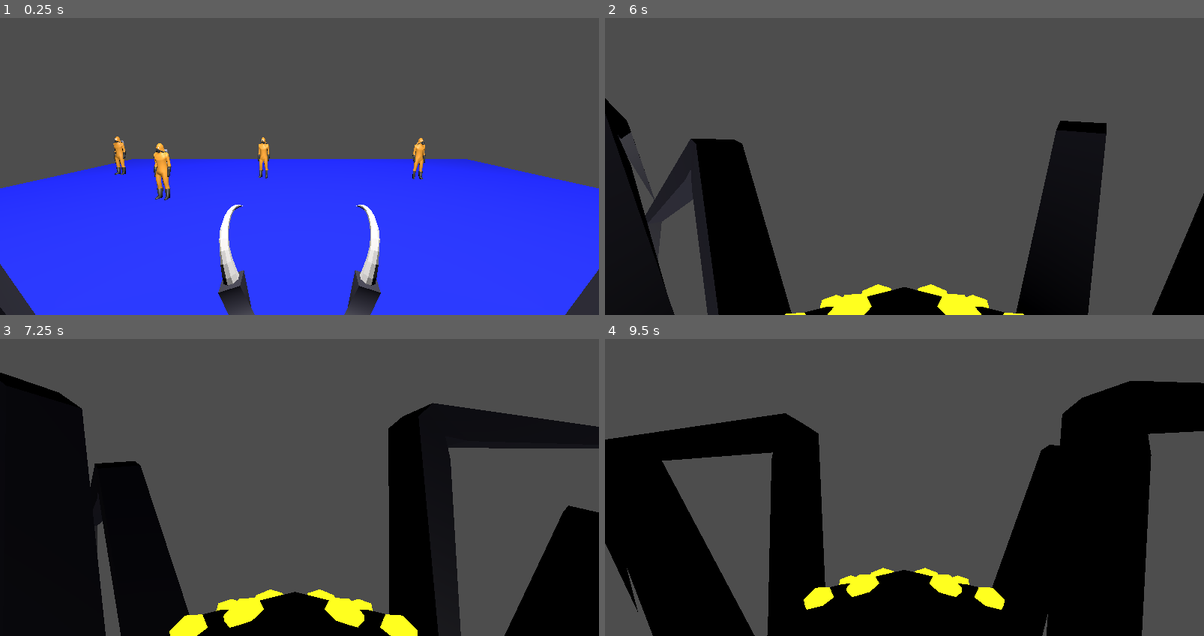
Above: before the commit, frames 1-4 (two rows, left to right).
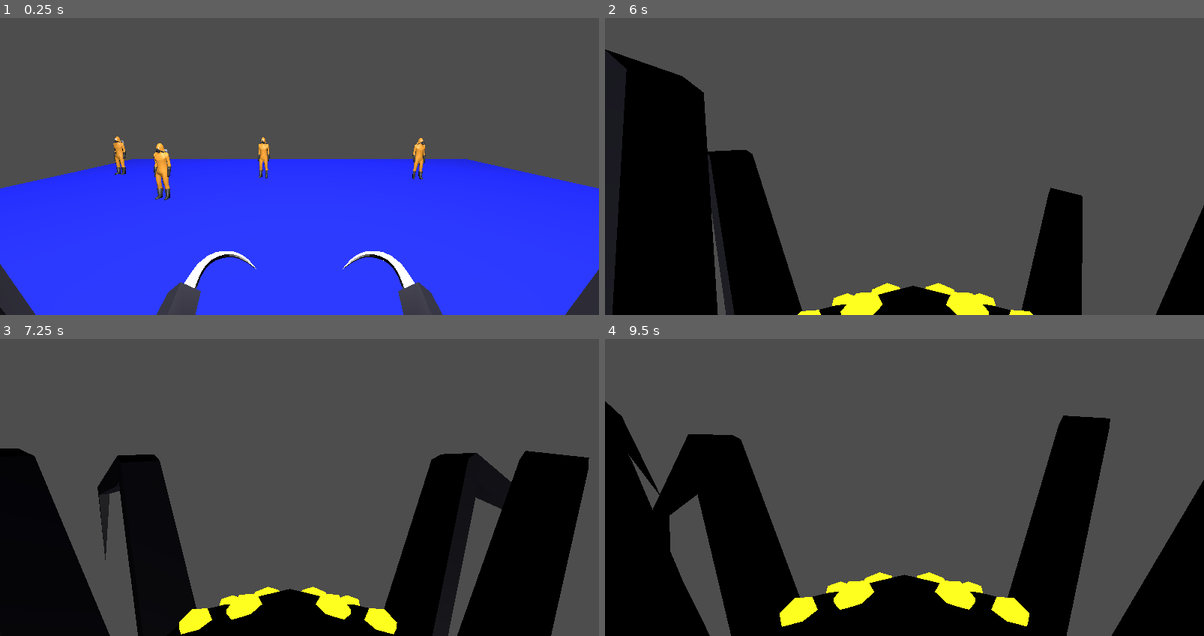
Above: after the commit, the same moments.

Repository: pudgypoultry/godotwildjam7-25
Game: Godot game, scene res://Sandboxes/Andrew/SpiderPlayground.tscn
Same seed, same stepped clock (60 frames per second), same inputs: the game is played once before the commit and once after it. This scene is started directly instead of the project's main scene.
Inputs (mouse positions are in pixels of both pictures, inside the frame that each line leads up to):
- Up to frame 1 (0.25 s): no input
- Up to frame 2 (6 s): tap Enter (ui_accept) at 0.5 s; move the mouse to (934, 145) at 0.52 s; hold W (MoveForward) 0.53-5.78 s; tap E (Attack) at 0.6, 1.55, 2.1, 2.85, 4.35, 5.1 s; tap Space (Jump) at 0.77, 0.8, 1.07, 1.35, 1.52, 1.82, 2.3, 3.02, 3.32, 3.6, 3.77, 4.07, 4.52, 4.82, 5.3, 5.85 s; move the mouse to (874, 148) at 1.27 s; move the mouse to (916, 139) at 2.02 s; move the mouse to (898, 151) at 2.77 s; move the mouse to (946, 151) at 3.52 s; tap R (Reset) at 4.15 s; move the mouse to (856, 142) at 4.27 s; move the mouse to (910, 145) at 5.02 s; move the mouse to (880, 139) at 5.77 s; hold D (RotateRight) from 5.78 s (still down)
- Up to frame 3 (7.25 s): tap Space (Jump) at 6.02, 6.32, 6.77, 6.8, 7.07 s; tap E (Attack) at 6.05, 6.6 s; move the mouse to (329, 466) at 6.52 s; release D (RotateRight) at 6.53 s; hold W (MoveForward) from 6.53 s (still down)
- Up to frame 4 (9.5 s): move the mouse to (874, 469) at 7.27 s; tap E (Attack) at 7.35, 8.85 s; tap Space (Jump) at 7.52, 7.82, 8.1, 9.02, 9.32 s; move the mouse to (916, 460) at 8.02 s; move the mouse to (898, 472) at 8.77 s; release W (MoveForward) at 8.78 s; hold A (RotateLeft) from 8.78 s (still down)

The runs differ from the first frame. In frame 1, 3.8% of the frame differs, in the area x 26-74%, y 62-100%; in frame 2, 16%; in frame 3, 27%; in frame 4, 32%, in the area x 0-100%, y 14-100%.
Error in both runs: Invalid access to property or key 'name' on a base object of type 'Nil'. (res://Sandboxes/Andrew/SpiderMovement.gd:169)

Commit message:
Smoother spider movement, but script is not in use:
- Real Script is Sandboxes/Andrew/SpiderMovement.gd, my changes placed
  in Sandboxes/Cory/SpiderMovement-copy.gd
- moved the fang position on the spider attack ready pose

Diff:
--- /dev/null
+++ b/Sandboxes/Cory/SpiderMovement-copy.gd
@@ -0,0 +1,175 @@
+extends CharacterBody3D
+
+@export_category("Game Rules")
+@export var gravityForce = 3
+@export var jumpForce : float = 50
+@export var mouseSensitivity : float = 0.005
+@export var movementSpeed : float = 5.0
+@export var rotationSpeed : float = 5.0
+@export var dotTolerance : float = 0.01
+@export var transitionDistance : float = 0.5
+
+@export_category("Plugging in Nodes")
+@export var collisionChecker : Area3D
+@export var attackChecker : Area3D
+@export var head : Node3D
+@export var headCamera : Camera3D
+@export var spiderAnimation : Node3D
+
+var animation_interp_factor := 0.3 # 1 = no interpolation, 0.1 = very slow transitions
+var jumpNum := 0
+var maxJumpAmt := 10
+var jumping : bool = false
+var extraVel := Vector3.ZERO
+var theUpDir := Vector3.UP
+var jumpVector := Vector3.ZERO
+var gravityVector : Vector3 = Vector3(0, -1, 0)
+var bodyOn : StaticBody3D
+var mouseSensMulti := 1
+var needsToReorient = false
+var originalUpDirection : Vector3
+var originalColliderPosition : Vector3
+var justStarted = true
+var currentTarget : Node3D = null
+
+
+func _ready() -> void:
+	Input.set_mouse_mode(Input.MOUSE_MODE_CAPTURED)
+	velocity = Vector3.ZERO
+	originalUpDirection = up_direction
+	originalColliderPosition = collisionChecker.position
+
+
+func BodyEntered(body) -> void:
+	if body.is_in_group("Walkable"):
+		if body and body != bodyOn and body is StaticBody3D:
+			bodyOn = body
+			up_direction = body.GetGlobalClimbDirection()
+			gravityVector = -up_direction
+			print("New up_direction: " + str(up_direction))
+			jumpVector = Vector3.ZERO
+			needsToReorient = true
+
+
+func PlayerSensed(body) -> void:
+	if body.is_in_group("npc"):
+		print("Found Player")
+		currentTarget = body
+		print(currentTarget.name)
+
+
+func PlayerLost(body) -> void:
+	if body.is_in_group("npc"):
+		print("Eew Player is missing")
+		currentTarget = null
+
+
+func _input(event: InputEvent) -> void:
+	if event is InputEventMouseMotion:
+		headCamera.rotation.x += -event.relative.y * mouseSensitivity
+		rotate(up_direction, -event.relative.x * mouseSensitivity * mouseSensMulti)
+
+	if abs(headCamera.rotation_degrees.x) >= 360:
+		headCamera.rotation_degrees.x = 0
+	if abs(head.rotation_degrees.y) >= 360:
+		head.rotation_degrees.y = 0
+	if abs(headCamera.rotation_degrees.x) > 90:
+		mouseSensMulti = -1
+	else:
+		mouseSensMulti = 1
+
+
+
+func _process(delta: float) -> void:
+	if Input.is_action_just_pressed("Reset"):
+		get_tree().reload_current_scene()
+
+
+func jump() -> void:
+	print("Trying to jump")
+	jumpVector = up_direction * jumpForce
+	up_direction = originalUpDirection
+	gravityVector = up_direction * -gravityForce
+	jumping = true
+
+
+
+func _physics_process(delta: float) -> void:
+	velocity = movementSpeed * GetModelOrientedInput()
+	# checkRays()
+	# stop reorienting when we're close enough to the correct angle
+	if acos(basis.y.dot(up_direction)) < dotTolerance:
+		needsToReorient = false
+	if needsToReorient:
+		print("Trying to reorient")
+		OrientCharacterToDirection(up_direction, delta)
+
+	if not is_on_floor():
+		if !needsToReorient:
+			jumpVector += gravityVector
+	elif is_on_floor() && jumping:
+		jumpVector = Vector3.ZERO
+		jumping = false
+	if Input.is_action_just_pressed("Jump"):
+		jump()
+		up_direction = originalUpDirection
+		needsToReorient = true
+		gravityVector = originalUpDirection * -gravityForce
+	velocity += jumpVector
+	move_and_slide()
+	Attack()
+
+
+func OrientCharacterToDirection(direction : Vector3, delta : float):
+	if direction.length_squared() > 0:
+		var backAxis : Vector3 = basis.z
+		var rightAxis := -backAxis.cross(direction)
+
+		var rotationBasis := Basis(rightAxis, up_direction, backAxis).orthonormalized()
+		#print("Original Basis:")
+		#print(basis)
+		basis = basis.get_rotation_quaternion().slerp(rotationBasis, delta * rotationSpeed)
+		#print("New Basis:")
+		#print(basis)
+		# get dot product between forward vector and new up direction, check if transtion is concave or convex
+		# alter position of collider if the new angle is convex, since otherwise gravity affects me before I'm stuck to the surface
+		# switch between two static collision states?
+		# Look through assets for anything that may be helpful
+
+func GetModelOrientedInput():
+	var inputLeftRight = Input.get_axis("RotateLeft","RotateRight")
+	var inputForwardBack = Input.get_axis("MoveBackward","MoveForward")
+
+	var rawInput = Vector2(-inputLeftRight, -inputForwardBack)
+	var input := Vector3.ZERO
+
+	#input.x = rawInput.x * sqrt(1.0 - rawInput.y * rawInput.y / 2.0)
+	#input.z = rawInput.y * sqrt(1.0 - rawInput.x * rawInput.x / 2.0)
+
+	input = Vector3(rawInput.x, 0, rawInput.y)
+
+	#Godot 4 overloaded * for basis, it used to be "basis.xform", now it's basis * other vector
+	input = transform.basis * input
+
+	# Spider Animation
+	var animationTree : AnimationTree
+	animationTree = spiderAnimation.Anim_Tree
+	var current_blend_pos : Vector2 = animationTree.get("parameters/blend_position")
+	#print("current blend pos: ", current_blend_pos, " current input: ", rawInput)
+	animationTree.set("parameters/blend_position",
+		Vector2(lerp(current_blend_pos.x, rawInput.x, 0.3), lerp(current_blend_pos.y, -rawInput.y, 0.3)))
+
+	return input
+
+
+func ProjectVecAToPlaneWithNormalVecB(vecA : Vector3, vecB : Vector3):
+	var projectedVector = vecA - (vecA.dot(vecB)/vecB.length_squared())*vecB
+	return projectedVector
+
+
+func Attack():
+	if Input.is_action_just_pressed("Attack"):
+		if currentTarget:
+			print("Trying to kill " + currentTarget.name)
+			currentTarget.KillMe()
+			currentTarget = null
--- a/Scenes/spider_actor.tscn
+++ b/Scenes/spider_actor.tscn
@@ -23,15 +23,15 @@
 
 [sub_resource type="AnimationNodeBlendSpace2D" id="AnimationNodeBlendSpace2D_ej80o"]
 blend_point_0/node = SubResource("AnimationNodeAnimation_gr433")
-blend_point_0/pos = Vector2(0, -0.8)
+blend_point_0/pos = Vector2(0, -0.57)
 blend_point_1/node = SubResource("AnimationNodeAnimation_gomfp")
-blend_point_1/pos = Vector2(-0.2, 0)
+blend_point_1/pos = Vector2(-1, 0)
 blend_point_2/node = SubResource("AnimationNodeAnimation_ej80o")
-blend_point_2/pos = Vector2(0.2, 0)
+blend_point_2/pos = Vector2(1, 0)
 blend_point_3/node = SubResource("AnimationNodeAnimation_lciw4")
-blend_point_3/pos = Vector2(0, 0.5)
+blend_point_3/pos = Vector2(0, 0.57)
 blend_point_4/node = SubResource("AnimationNodeAnimation_upafc")
-blend_point_4/pos = Vector2(0, 0.9)
+blend_point_4/pos = Vector2(0, 0.95)
 blend_point_5/node = SubResource("AnimationNodeAnimation_n60cy")
 blend_point_5/pos = Vector2(0, 0)
 snap = Vector2(0.1, 0.19)
@@ -42,53 +42,51 @@
 [node name="Spider" parent="." instance=ExtResource("2_gomfp")]
 
 [node name="Skeleton3D" parent="Spider/Spider" index="0"]
-bones/1/position = Vector3(-0.00029276, -0.711748, 0.726646)
-bones/1/rotation = Quaternion(0.123935, -4.0383e-08, 0, 0.99229)
-bones/3/rotation = Quaternion(0.518132, 0.0549326, -0.1441, 0.841283)
-bones/4/rotation = Quaternion(-0.602346, -0.345454, -0.0845256, 0.71463)
-bones/5/rotation = Quaternion(-0.528927, -0.00410309, 0.162749, 0.832906)
-bones/7/rotation = Quaternion(0.333422, 0.0639357, -0.333172, 0.879624)
-bones/8/rotation = Quaternion(-0.510355, -0.451412, -0.0921711, 0.726133)
-bones/9/rotation = Quaternion(-0.357541, -0.00164795, 0.13997, 0.923347)
-bones/11/rotation = Quaternion(0.426623, -0.319888, -0.336998, 0.775949)
-bones/12/rotation = Quaternion(-0.252843, -0.00395729, -0.00405645, 0.967491)
-bones/13/rotation = Quaternion(-0.0864149, 0.00198906, 0.00111426, 0.996257)
-bones/15/rotation = Quaternion(0.587665, -0.111829, -0.123672, 0.791738)
-bones/16/rotation = Quaternion(-0.289007, 0.000617886, 0.000733808, 0.957326)
-bones/17/rotation = Quaternion(-0.0839691, 0.00291358, 9.2604e-05, 0.996464)
-bones/18/rotation = Quaternion(-0.680619, 0.191724, 0.680619, -0.191724)
-bones/19/rotation = Quaternion(-7.98941e-08, -1.13199e-07, -0.263094, 0.96477)
-bones/20/rotation = Quaternion(-1.54657e-15, 1.24584e-17, 0.961402, -0.275149)
-bones/21/rotation = Quaternion(0.51586, -0.0526595, 0.147215, 0.842285)
-bones/22/rotation = Quaternion(-0.602539, 0.345387, 0.0845533, 0.714497)
-bones/23/rotation = Quaternion(-0.529222, 0.00410116, -0.162841, 0.8327)
-bones/24/rotation = Quaternion(-1.56895e-15, 7.7848e-16, 0.895847, -0.444363)
-bones/25/rotation = Quaternion(0.334761, -0.0656345, 0.331249, 0.879716)
-bones/26/rotation = Quaternion(-0.509745, 0.451612, 0.0920599, 0.726452)
-bones/27/rotation = Quaternion(-0.356518, 0.00164952, -0.139567, 0.923804)
-bones/29/rotation = Quaternion(0.415016, 0.296942, 0.333642, 0.792635)
-bones/30/rotation = Quaternion(-0.237384, 0.00394921, 0.00384397, 0.9714)
-bones/31/rotation = Quaternion(-0.0716133, -0.00200946, -0.00110586, 0.99743)
-bones/33/rotation = Quaternion(0.607485, 0.125637, 0.126644, 0.77404)
-bones/34/rotation = Quaternion(-0.309679, -0.00061122, -0.000789308, 0.950841)
-bones/35/rotation = Quaternion(-0.102824, -0.00290671, -9.38789e-05, 0.994695)
-bones/38/rotation = Quaternion(0.495844, 0.748547, 0.286493, -0.334273)
-bones/44/rotation = Quaternion(-0.495844, 0.748547, 0.286493, 0.334273)
+bones/1/position = Vector3(0.00728828, -0.239313, 0.797312)
+bones/3/rotation = Quaternion(0.551048, -0.202244, -0.191254, 0.78668)
+bones/4/rotation = Quaternion(-0.62097, -0.338884, -0.0872396, 0.701387)
+bones/5/rotation = Quaternion(-0.559754, -0.00388424, 0.172405, 0.810516)
+bones/7/rotation = Quaternion(0.45878, 0.243421, -0.0291137, 0.854061)
+bones/8/rotation = Quaternion(-0.575171, -0.428274, -0.103973, 0.689166)
+bones/9/rotation = Quaternion(-0.463487, -0.00145946, 0.181673, 0.867279)
+bones/11/rotation = Quaternion(0.349928, -0.300386, -0.362609, 0.809835)
+bones/12/rotation = Quaternion(-0.47327, -0.00408919, -0.00693212, 0.880881)
+bones/13/rotation = Quaternion(-0.342752, 0.00154647, 0.000958963, 0.939424)
+bones/15/rotation = Quaternion(0.448319, -0.0423033, -0.110535, 0.886004)
+bones/16/rotation = Quaternion(-0.608134, 0.000439929, 0.00162112, 0.793833)
+bones/17/rotation = Quaternion(-0.517688, 0.00245485, 7.07341e-05, 0.855566)
+bones/18/rotation = Quaternion(-0.680619, 0.191725, 0.680619, -0.191724)
+bones/19/rotation = Quaternion(-9.13608e-08, -9.5434e-08, -0.346623, 0.938005)
+bones/20/rotation = Quaternion(0, 0, 0.961402, -0.275149)
+bones/21/rotation = Quaternion(0.426492, -0.0659174, 0.221657, 0.87443)
+bones/22/rotation = Quaternion(-0.546326, 0.363407, 0.0763879, 0.750752)
+bones/23/rotation = Quaternion(-0.435718, 0.00469592, -0.133579, 0.890104)
+bones/25/rotation = Quaternion(0.561821, 0.0674601, 0.104181, 0.817896)
+bones/26/rotation = Quaternion(-0.590575, 0.422167, 0.106781, 0.679407)
+bones/27/rotation = Quaternion(-0.489351, 0.00140741, -0.191856, 0.85072)
+bones/29/rotation = Quaternion(0.298226, 0.142855, 0.295426, 0.896313)
+bones/30/rotation = Quaternion(-0.487955, 0.00410263, 0.00710837, 0.87283)
+bones/31/rotation = Quaternion(-0.364315, -0.00149892, -0.000927906, 0.931274)
+bones/33/rotation = Quaternion(0.394789, 0.1856, 0.23011, 0.86991)
+bones/34/rotation = Quaternion(-0.460147, -0.00054442, -0.00120011, 0.887842)
+bones/35/rotation = Quaternion(-0.272752, -0.00279433, -9.21216e-05, 0.96208)
+bones/38/rotation = Quaternion(-0.528077, 0.774307, -0.245904, -0.247213)
+bones/44/rotation = Quaternion(0.528077, 0.774307, -0.245904, 0.247213)
 bones/52/rotation = Quaternion(-0.201281, 0.677854, 0.677854, -0.201281)
-bones/56/position = Vector3(-2.73667, -1.40877, -0.0667281)
-bones/57/position = Vector3(-2.97839, 0.974787, -0.0810911)
-bones/58/position = Vector3(-3.05431, 0.53696, 3.52899)
-bones/59/position = Vector3(-2.56345, 0.688501, 3.8478)
-bones/60/position = Vector3(2.74091, -1.3869, -0.081091)
+bones/56/position = Vector3(-2.73583, -0.151751, 0.876975)
+bones/57/position = Vector3(-2.97839, -0.737307, -0.0702775)
+bones/58/position = Vector3(-2.9125, 2.29357, 0.876975)
+bones/59/position = Vector3(-2.53666, 1.66752, -0.0702778)
+bones/60/position = Vector3(3.08818, -0.932794, -0.0702775)
 bones/60/rotation = Quaternion(-0.291485, -0.160585, 0.82595, -0.455033)
-bones/61/position = Vector3(2.97893, 0.960867, -0.068438)
-bones/62/position = Vector3(3.13493, 0.547118, 3.47219)
-bones/63/position = Vector3(2.50973, 0.673628, 3.86141)
+bones/61/position = Vector3(2.97839, 0.593511, 0.876975)
+bones/62/position = Vector3(3.26485, 1.51252, -0.0702776)
+bones/63/position = Vector3(2.53666, 2.99834, 0.876975)
 
 [node name="AnimationTree" type="AnimationTree" parent="."]
 root_node = NodePath("../Spider")
 tree_root = SubResource("AnimationNodeBlendSpace2D_ej80o")
 anim_player = NodePath("../Spider/AnimationPlayer")
-parameters/blend_position = Vector2(-0.000555873, 0.00601196)
+parameters/blend_position = Vector2(0.000555873, 0.956332)
 
 [editable path="Spider"]
Binary file changed: Assets/Models/Spider.glb
Not shown, added: Sandboxes/Cory/SpiderMovement-copy.gd.uid
Not shown, changed: Assets/BlenderFiles/Spider.blend
Not shown, changed: Assets/BlenderFiles/Spider.blend1
